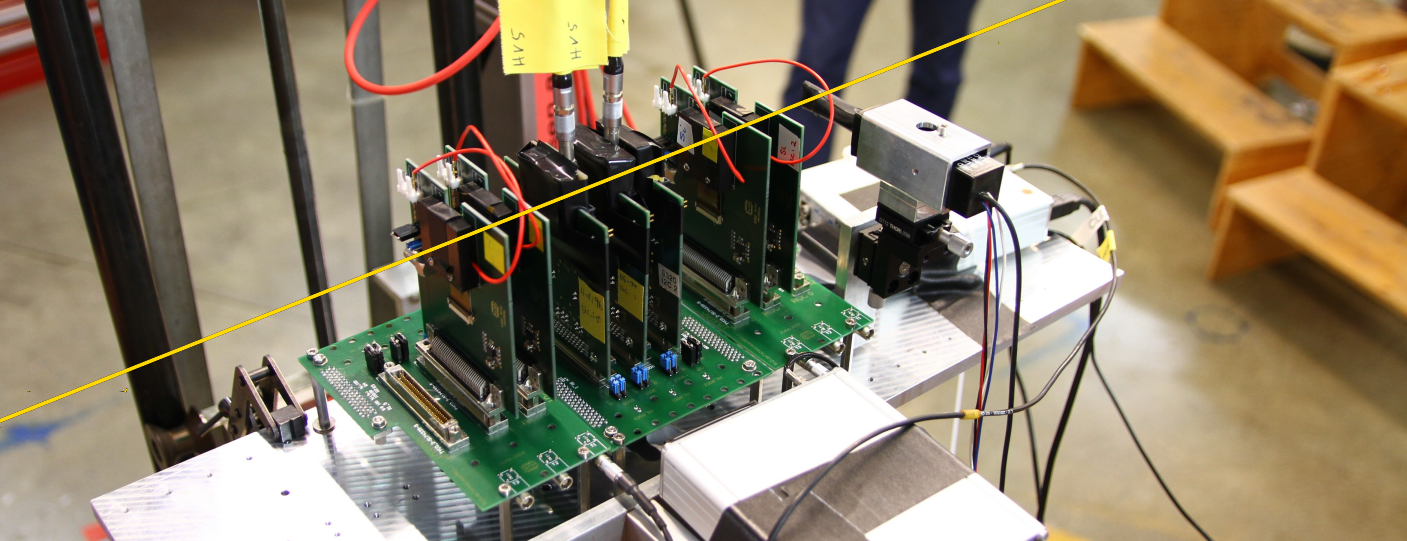
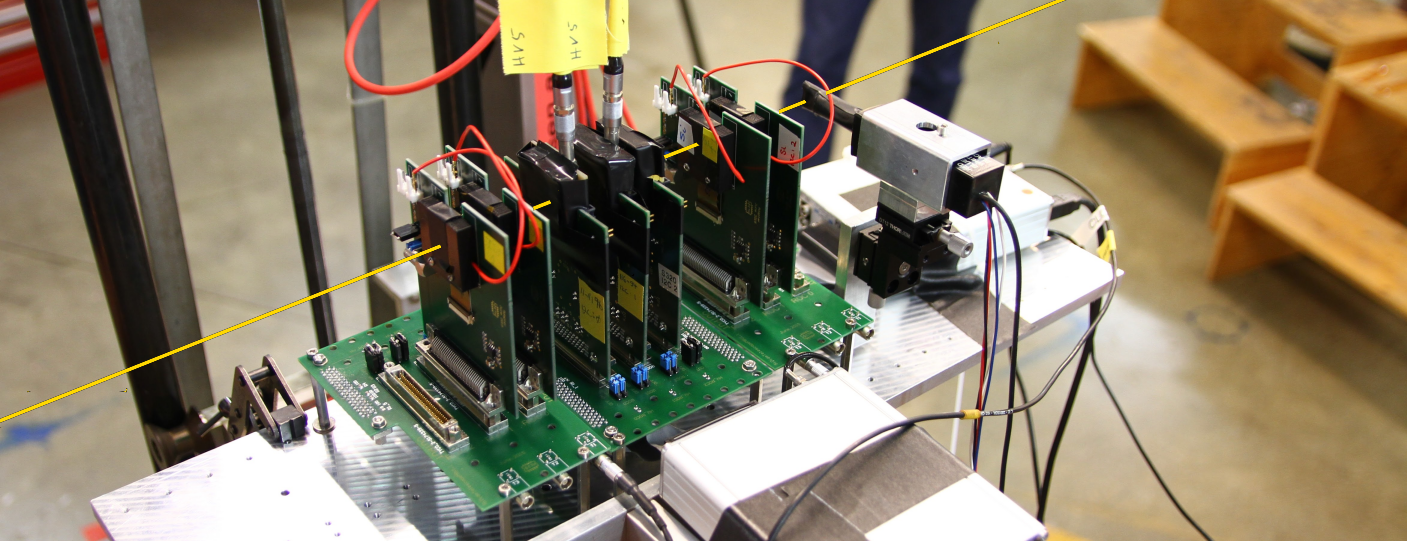
Layers edited between the first and the second 1407x541 image:
painted on "Layer 2" over [0, 0, 1066, 428]
